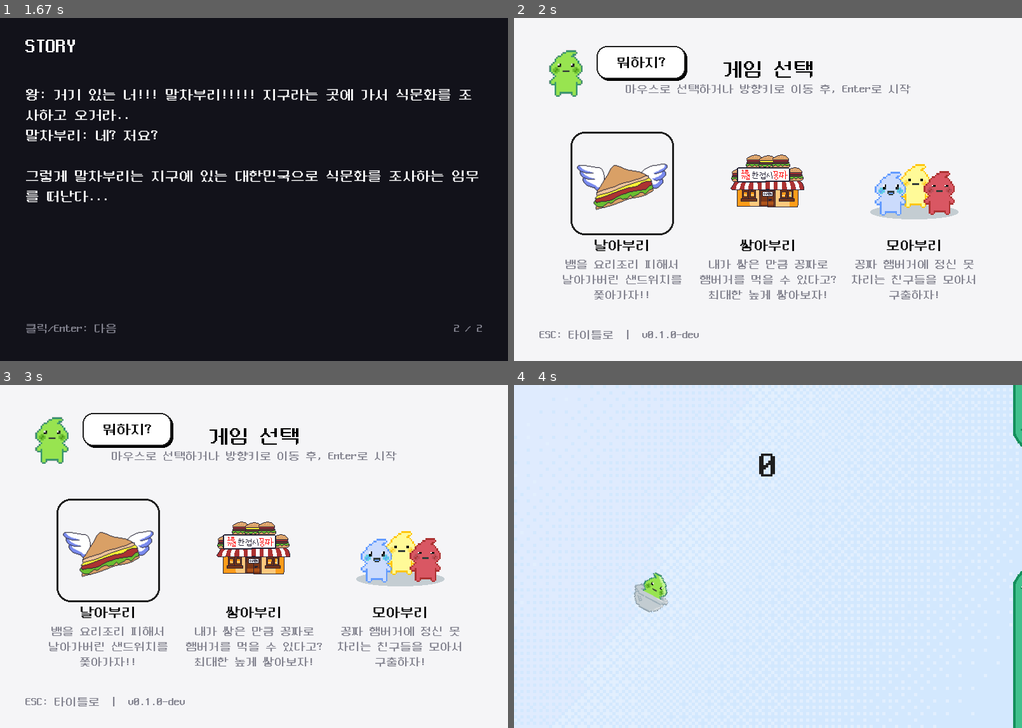
Above: before the commit, frames 1-4 (two rows, left to right).
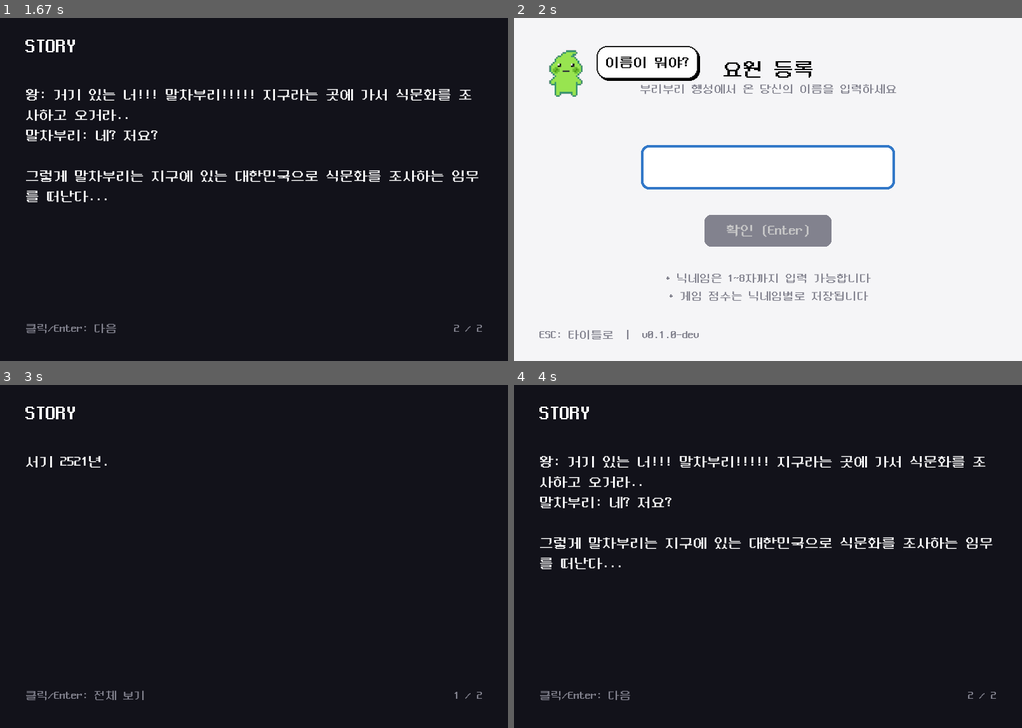
Above: after the commit, the same moments.

Repository: sghyeleee/ccl-game
Game: pygame game, started from main_game.py
Same seed, same stepped clock (60 frames per second), same inputs: the game is played once before the commit and once after it.
Inputs (mouse positions are in pixels of both pictures, inside the frame that each line leads up to):
- Up to frame 1 (1.67 s): tap Enter at 0.33, 1 s; click (254, 210) at 0.72 s; click (314, 220) at 1.38 s
- Up to frame 2 (2 s): click (646, 120) at 1.75 s
- Up to frame 3 (3 s): click (238, 498) at 2.05 s; tap Esc at 2.33 s; click "게임 시작하기" at 2.72 s
- Up to frame 4 (4 s): tap Enter at 3 s; click (874, 494) at 3.38 s; tap Space at 3.67 s

Frame 1 is identical in both runs. In frame 2, 12% of the frame differs, in the area x 9-91%, y 8-83%; in frame 3, 99%; in frame 4, 100%, in the area x 0-100%, y 0-100%.

Commit message:
feat : 닉네임 입력 ui

Diff:
--- a/main_game.py
+++ b/main_game.py
@@ -199,6 +199,15 @@
 
         self.status_message: Optional[str] = None
         self.status_until_ms = 0
+
+        # 닉네임 입력 관련 상태
+        self.nickname: str = ""
+        self.nickname_input: str = ""  # 확정된 텍스트
+        self.nickname_composing: str = ""  # 조합 중인 텍스트 (한글 IME)
+        self.nickname_confirmed: bool = False
+        self.nickname_input_focused: bool = False
+        self._nickname_input_box_rect: Optional[pygame.Rect] = None
+        self._nickname_confirm_btn_rect: Optional[pygame.Rect] = None
 
         self.assets: dict[str, pygame.Surface] = {}
         self._button_cache: dict[tuple[int, int, bool], pygame.Surface] = {}
@@ -358,6 +367,8 @@
             self._handle_title_event(event)
         elif self.state == "story":
             self._handle_story_event(event)
+        elif self.state == "nickname":
+            self._handle_nickname_event(event)
         elif self.state == "characters":
             self._handle_character_event(event)
         elif self.state == "hub":
@@ -410,8 +421,8 @@
             self.running = False
 
     def _start_game(self) -> None:
-        """'게임 시작하기' 선택 시: 저장된 캐릭터가 있으면 허브로, 없으면 스토리부터 시작한다."""
-        if self.has_started:
+        """'게임 시작하기' 선택 시: 닉네임이 등록되어 있으면 허브로, 없으면 스토리부터 시작한다."""
+        if self.nickname_confirmed and self.nickname:
             self.state = "hub"
         else:
             self._start_new_play()
@@ -456,8 +467,8 @@
             self.story_char_index = 0
             self.story_char_accum = 0.0
             return
-        self.has_started = True
-        self.state = "hub"
+        # 스토리 끝 → 닉네임 입력 화면으로 이동
+        self._enter_nickname_screen()
 
     def _go_to_character_select(self) -> None:
         """스토리 종료 후 캐릭터 선택으로 전환한다."""
@@ -465,6 +476,91 @@
         self.has_started = True
         self.state = "hub"
         self.story_start_ms = None
+
+    def _handle_nickname_event(self, event: pygame.event.Event) -> None:
+        """닉네임 입력 화면에서의 입력을 처리한다.
+
+        한글 IME 처리 참고:
+        - https://fireing123.tistory.com/entry/pygame-입력-필드-만들기
+        - https://github.com/fireing123/pygamefwk/blob/main/pygamefwk/objects/ui/inputfield.py
+        """
+        # 마우스 클릭: 입력창 또는 확인 버튼
+        if event.type == pygame.MOUSEBUTTONDOWN and event.button == 1:
+            pos = event.pos
+            # 입력창 클릭 시 포커스 활성화
+            if self._nickname_input_box_rect and self._nickname_input_box_rect.collidepoint(pos):
+                if not self.nickname_input_focused:
+                    self.nickname_input_focused = True
+                    pygame.key.start_text_input()
+                    self._play_ui_move_sfx()
+            # 확인 버튼 클릭
+            elif self._nickname_confirm_btn_rect and self._nickname_confirm_btn_rect.collidepoint(pos):
+                if (self.nickname_input + self.nickname_composing).strip():
+                    self._confirm_nickname()
+            else:
+                # 다른 곳 클릭 시 포커스 해제
+                if self.nickname_input_focused:
+                    self.nickname_input_focused = False
+                    pygame.key.stop_text_input()
+            return
+
+        # 텍스트 조합 중 (한글 IME - 자음/모음 조합 중)
+        if event.type == pygame.TEXTEDITING:
+            # 글자 제한 체크
+            if len(self.nickname_input) < 8:
+                self.nickname_composing = event.text
+            else:
+                # 제한 도달 시 IME 끄기
+                pygame.key.stop_text_input()
+            return
+
+        # 텍스트 입력 확정 (한글 IME 지원)
+        if event.type == pygame.TEXTINPUT:
+            # 먼저 조합 텍스트 초기화
+            self.nickname_composing = ""
+            # 글자 제한 체크 후 삽입
+            if len(self.nickname_input) < 8:
+                self.nickname_input += event.text
+                self._play_ui_move_sfx()
+            return
+
+        # 특수 키 처리 (KEYDOWN)
+        if event.type == pygame.KEYDOWN:
+            if event.key == pygame.K_RETURN:
+                # Enter: 닉네임 확정
+                if (self.nickname_input + self.nickname_composing).strip():
+                    self._confirm_nickname()
+            elif event.key == pygame.K_BACKSPACE:
+                # 조합 중일 때는 IME가 처리하도록 둠 (TEXTEDITING으로 업데이트됨)
+                # 조합 중이 아닐 때만 확정된 텍스트에서 삭제
+                if not self.nickname_composing:
+                    if len(self.nickname_input) > 0:
+                        self.nickname_input = self.nickname_input[:-1]
+            elif event.key == pygame.K_ESCAPE:
+                # ESC: 타이틀로 돌아가기
+                pygame.key.stop_text_input()
+                self.nickname_composing = ""
+                self.state = "title"
+
+    def _enter_nickname_screen(self) -> None:
+        """닉네임 입력 화면으로 진입한다."""
+        self.nickname_input = ""
+        self.nickname_composing = ""
+        self.nickname_input_focused = True
+        pygame.key.start_text_input()  # IME 활성화
+        self.state = "nickname"
+
+    def _confirm_nickname(self) -> None:
+        """닉네임을 확정하고 허브 화면으로 이동한다."""
+        # 조합 중인 글자도 포함해서 저장
+        self.nickname = (self.nickname_input + self.nickname_composing).strip()
+        self.nickname_input = self.nickname  # 동기화
+        self.nickname_composing = ""  # 조합 중인 텍스트 초기화
+        self.nickname_confirmed = True
+        self.has_started = True
+        self._play_ui_move_sfx()
+        pygame.key.stop_text_input()  # IME 비활성화
+        self.state = "hub"
 
     def _handle_character_event(self, event: pygame.event.Event) -> None:
         """캐릭터 선택 화면 입력을 처리한다."""
@@ -582,6 +678,8 @@
             self._draw_title_screen()
         elif self.state == "story":
             self._draw_story_screen()
+        elif self.state == "nickname":
+            self._draw_nickname_screen()
         elif self.state == "characters":
             self._draw_character_screen()
         elif self.state == "hub":
@@ -685,6 +783,140 @@
 
         page = self.font_micro.render(f"{self.story_scene_index + 1} / {len(self.story_scenes)}", True, INACTIVE_TEXT)
         self.screen.blit(page, (SCREEN_WIDTH - page.get_width() - 40, SCREEN_HEIGHT - 60))
+
+    def _draw_nickname_screen(self) -> None:
+        """닉네임 입력 화면을 렌더링한다 (게임 선택 화면과 유사한 레이아웃)."""
+        self.screen.fill(MAIN_BG)
+
+        # 상단 타이틀
+        title = self.font_medium.render("요원 등록", True, ACCENT)
+        self.screen.blit(title, title.get_rect(center=(SCREEN_WIDTH // 2, 82)))
+
+        helper = self.font_micro.render("부리부리 행성에서 온 당신의 이름을 입력하세요", True, INACTIVE_TEXT)
+        self.screen.blit(helper, helper.get_rect(center=(SCREEN_WIDTH // 2, 112)))
+
+        # 디폴트 캐릭터(장식용) - 게임 선택 화면과 동일
+        char = self.assets.get("char_default")
+        if char:
+            char_s = pygame.transform.smoothscale(char, (84, 84))
+            char_pos = (40, 46)
+            self.screen.blit(char_s, char_pos)
+
+            # 말풍선
+            bubble_w, bubble_h = 160, 52
+            bubble_x = char_pos[0] + 84 + 6
+            bubble_y = char_pos[1] - 2
+            bubble_rect = pygame.Rect(bubble_x, bubble_y, bubble_w, bubble_h)
+
+            # 그림자
+            shadow_rect = bubble_rect.move(3, 3)
+            pygame.draw.rect(self.screen, (0, 0, 0, 40), shadow_rect, border_radius=16)
+
+            # 본체
+            pygame.draw.rect(self.screen, (255, 255, 255), bubble_rect, border_radius=16)
+            pygame.draw.rect(self.screen, (30, 30, 30), bubble_rect, width=2, border_radius=16)
+
+            bubble_text = self.font_small.render("이름이 뭐야?", True, ACCENT)
+            self.screen.blit(bubble_text, bubble_text.get_rect(center=bubble_rect.center))
+
+        # 닉네임 입력 박스 (중앙에 크게)
+        input_box_w, input_box_h = 400, 70
+        input_box_x = (SCREEN_WIDTH - input_box_w) // 2
+        input_box_y = 200
+        input_box_rect = pygame.Rect(input_box_x, input_box_y, input_box_w, input_box_h)
+        self._nickname_input_box_rect = input_box_rect
+
+        # 입력 박스 배경 (포커스 시 테두리 색상 변경)
+        pygame.draw.rect(self.screen, (255, 255, 255), input_box_rect, border_radius=12)
+        border_color = (50, 120, 200) if self.nickname_input_focused else ACCENT
+        border_width = 4 if self.nickname_input_focused else 3
+        pygame.draw.rect(self.screen, border_color, input_box_rect, width=border_width, border_radius=12)
+
+        # 입력 텍스트 또는 플레이스홀더
+        # 확정된 텍스트 + 조합 중인 텍스트를 합쳐서 표시
+        display_text = self.nickname_input + self.nickname_composing
+
+        base_x = input_box_rect.x + 20
+        text_y = input_box_rect.centery
+
+        if display_text:
+            # 전체 텍스트를 한 번에 렌더링
+            full_text_surf = self.font_medium.render(display_text, True, ACCENT)
+            self.screen.blit(full_text_surf, (base_x, text_y - full_text_surf.get_height() // 2))
+
+            # 조합 중인 텍스트가 있으면 밑줄 표시
+            if self.nickname_composing:
+                # 확정된 텍스트의 너비 계산
+                confirmed_width = 0
+                if self.nickname_input:
+                    confirmed_width = self.font_medium.size(self.nickname_input)[0]
+                # 조합 중인 텍스트의 너비 계산
+                composing_width = self.font_medium.size(self.nickname_composing)[0]
+                # 밑줄 그리기
+                underline_x = base_x + confirmed_width
+                underline_y = text_y + full_text_surf.get_height() // 2 - 2
+                pygame.draw.line(
+                    self.screen, ACCENT,
+                    (underline_x, underline_y),
+                    (underline_x + composing_width, underline_y),
+                    width=2
+                )
+        else:
+            # 포커스 상태일 때는 플레이스홀더 숨김
+            if not self.nickname_input_focused:
+                placeholder_surf = self.font_medium.render("클릭해서 입력...", True, INACTIVE_TEXT)
+                self.screen.blit(placeholder_surf, (base_x, text_y - placeholder_surf.get_height() // 2))
+
+        # 깜빡이는 커서 (포커스 상태이고 조합 중이 아닐 때만 표시)
+        # 조합 중일 때는 밑줄이 이미 표시되므로 커서는 숨김
+        if self.nickname_input_focused and not self.nickname_composing:
+            # 깜빡임 효과 (500ms 간격)
+            if (pygame.time.get_ticks() // 500) % 2 == 0:
+                # 커서 위치: 기본 위치 + 확정된 텍스트 너비
+                cursor_x = base_x
+                if self.nickname_input:
+                    cursor_x += self.font_medium.size(self.nickname_input)[0]
+                cursor_x += 2
+                cursor_y = input_box_rect.centery
+                pygame.draw.line(
+                    self.screen, ACCENT,
+                    (cursor_x, cursor_y - 18),
+                    (cursor_x, cursor_y + 18),
+                    width=2
+                )
+
+        # 확인 버튼
+        button_w, button_h = 200, 50
+        button_rect = pygame.Rect(
+            (SCREEN_WIDTH - button_w) // 2,
+            input_box_rect.bottom + 40,
+            button_w,
+            button_h
+        )
+        self._nickname_confirm_btn_rect = button_rect
+
+        can_confirm = bool((self.nickname_input + self.nickname_composing).strip())
+        button_color = ACCENT if can_confirm else INACTIVE_TEXT
+        button_text_color = (255, 255, 255) if can_confirm else (200, 200, 200)
+
+        pygame.draw.rect(self.screen, button_color, button_rect, border_radius=10)
+        button_label = self.font_small.render("확인 (Enter)", True, button_text_color)
+        self.screen.blit(button_label, button_label.get_rect(center=button_rect.center))
+
+        # 안내 문구
+        guide_lines = [
+            "• 닉네임은 1~8자까지 입력 가능합니다",
+            "• 게임 점수는 닉네임별로 저장됩니다",
+        ]
+        guide_y = button_rect.bottom + 50
+        for line in guide_lines:
+            line_surf = self.font_micro.render(line, True, INACTIVE_TEXT)
+            self.screen.blit(line_surf, line_surf.get_rect(center=(SCREEN_WIDTH // 2, guide_y)))
+            guide_y += 28
+
+        # 하단 푸터
+        footer = self.font_micro.render(f"ESC: 타이틀로  |  v{self.app_version}", True, INACTIVE_TEXT)
+        self.screen.blit(footer, (40, SCREEN_HEIGHT - 50))
 
     def _wrap_text(self, text: str, font: pygame.font.Font, max_width: int) -> list[str]:
         """지정 폭 안에 들어오도록 텍스트를 줄바꿈한다(한글 포함 안전)."""
@@ -798,10 +1030,19 @@
             self.screen.blit(char_s, char_pos)
 
             # 말풍선(캐릭터가 덩그러니 서 있는 느낌 완화)
-            # 말풍선은 너무 길지 않게, 그리고 캐릭터 바로 옆에 붙게 조정
-            bubble_w, bubble_h = 140, 52
+            # 닉네임이 있으면 환영 메시지, 없으면 기본 메시지
+            if self.nickname:
+                bubble_msg = f"{self.nickname}!"
+            else:
+                bubble_msg = "뭐하지?"
+
+            # 말풍선 너비를 텍스트 길이에 맞게 동적 조정
+            bubble_text = self.font_small.render(bubble_msg, True, ACCENT)
+            text_width = bubble_text.get_width()
+            bubble_w = max(100, text_width + 40)  # 최소 100, 텍스트 + 여백
+            bubble_h = 52
+
             bubble_x = char_pos[0] + 84 + 6
-            # 살짝 위로 올려서 타이틀과 겹치지 않게
             bubble_y = char_pos[1] - 2
             bubble_rect = pygame.Rect(bubble_x, bubble_y, bubble_w, bubble_h)
 
@@ -813,7 +1054,6 @@
             pygame.draw.rect(self.screen, (255, 255, 255), bubble_rect, border_radius=16)
             pygame.draw.rect(self.screen, (30, 30, 30), bubble_rect, width=2, border_radius=16)
 
-            bubble_text = self.font_small.render("뭐하지?", True, ACCENT)
             self.screen.blit(bubble_text, bubble_text.get_rect(center=bubble_rect.center))
 
         icon_keys = ["icon_flappy", "icon_sugar", "icon_snake"]
